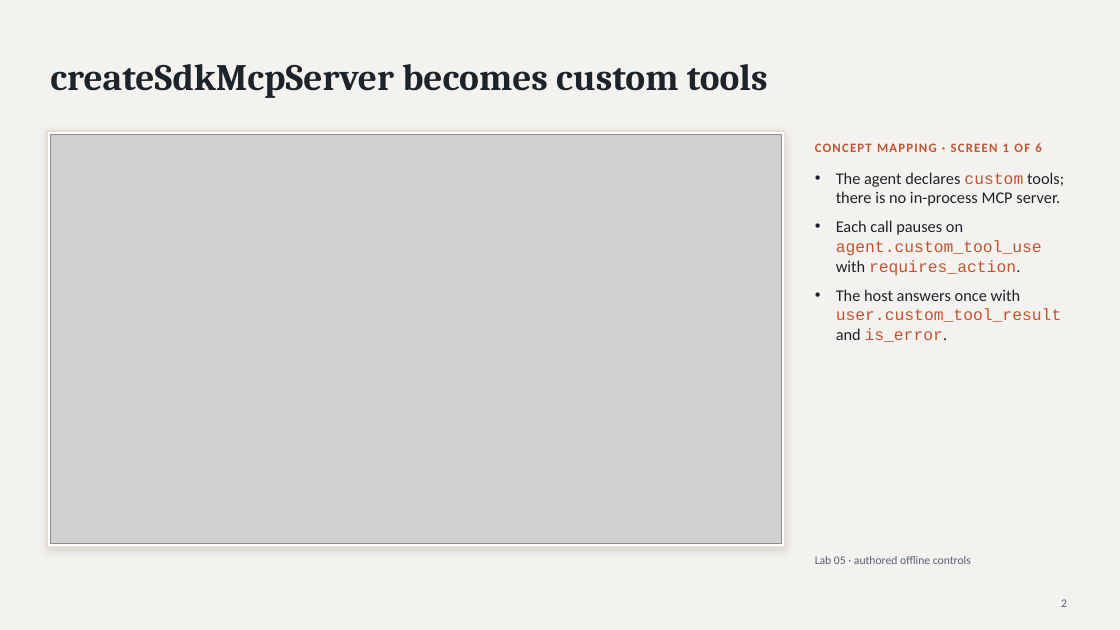
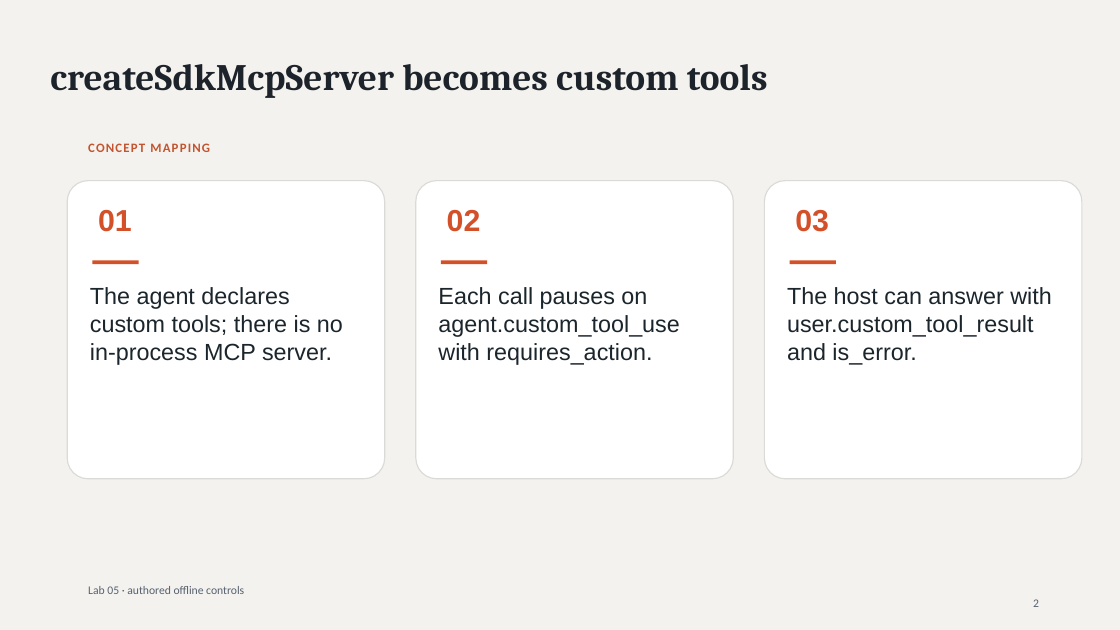
Before and after one commit to luiscoco/Udemy-claude-managed-agents-Lab-75, a slide deck: slide 2 of presentations/lab05/output/Lab05-Claude-Managed-Agents-Custom-Tools.pptx. Drawn at 1120x630 pixels with LibreOffice and Linux fonts; fonts in the diff are those of the drawing; grey boxes stand for pictures. Boxes give left, top, right and bottom in pixels: in the first picture for what was removed or moved away, otherwise in the second. Text is boxed around its words. In the diff, an @@ line names an element or a change of style, - is before the commit and + after.

```diff
--- a/presentations/lab05/output/Lab05-Claude-Managed-Agents-Custom-Tools.pptx
+++ b/presentations/lab05/output/Lab05-Claude-Managed-Agents-Custom-Tools.pptx
@@ rectangle removed at [47, 131, 785, 547] @@
@@ picture removed at [50, 134, 781, 544] @@
@@ text at [88, 143, 210, 152]: text changed @@
-CONCEPT MAPPING · SCREEN 1 OF 6
+CONCEPT MAPPING
@@ rounded rectangle added at [67, 181, 385, 479], fill #FFFFFF, outline #DADBD7 1 pt @@
@@ rounded rectangle added at [416, 181, 734, 479], fill #FFFFFF, outline #DADBD7 1 pt @@
@@ rounded rectangle added at [765, 181, 1082, 479], fill #FFFFFF, outline #DADBD7 1 pt @@
@@ text added at [98, 210, 132, 232], 26 pt, text #D45029, bold @@
+01
@@ text added at [447, 210, 481, 232], 26 pt, text #D45029, bold @@
+02
@@ text added at [795, 210, 829, 232], 26 pt, text #D45029, bold @@
+03
@@ rectangle added at [92, 260, 139, 264], fill #D45029 @@
@@ rectangle added at [441, 260, 487, 264], fill #D45029 @@
@@ rectangle added at [790, 260, 836, 264], fill #D45029 @@
@@ text added at [90, 287, 343, 365], 20 pt, text #1B252C @@
+The agent declares custom tools; there is no in-process MCP server.
@@ text added at [438, 287, 679, 365], 20 pt, text #1B252C @@
+Each call pauses on agent.custom_tool_use with requires_action.
@@ text at [787, 287, 1052, 365]: text changed; size 14 to 20 pt; font Calibri to Arial; text colour #1D232A to #1B252C @@
-• The agent declares custom tools; there is no in-process MCP server.
-• Each call pauses on agent.custom_tool_use with requires_action.
-• The host answers once with user.custom_tool_result and is_error.
+The host can answer with user.custom_tool_result and is_error.
@@ text "Lab 05 · authored offline ...": place and size @@
-text "Lab 05 · authored offline ..." at [815, 556, 971, 564]
+text "Lab 05 · authored offline ..." at [88, 586, 244, 594]
@@ text "2" at [1033, 599, 1039, 607]: alignment right to left @@
```
Also in this commit, not shown: 21 other slides changed, 5 slides added, 4 other files.
